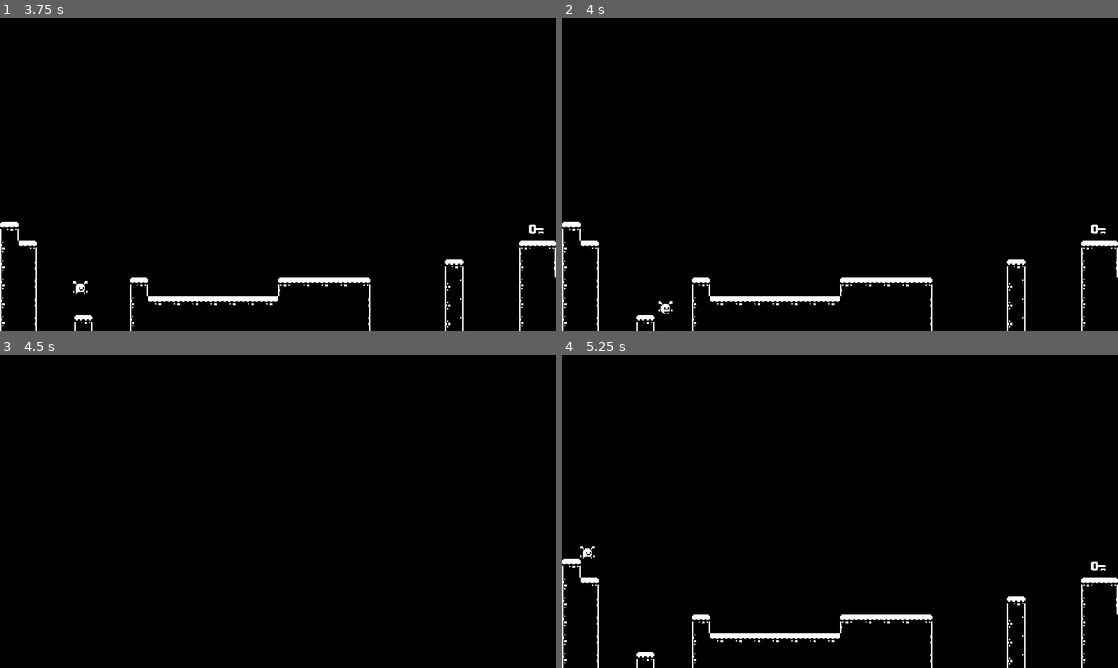
Above: before the commit, frames 1-4 (two rows, left to right).
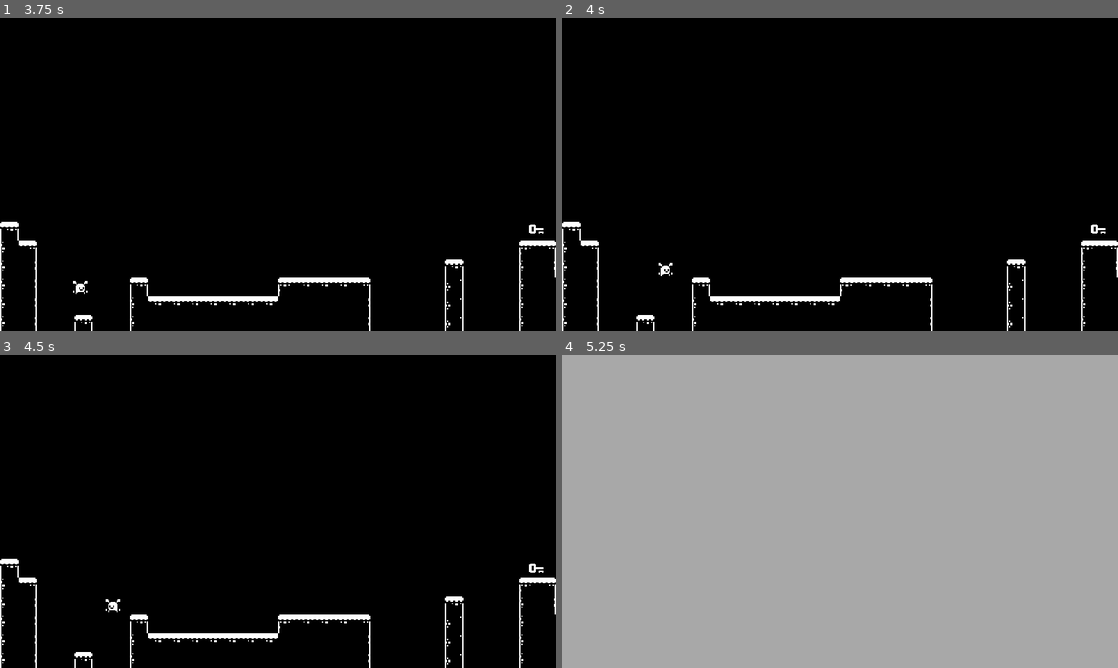
Above: after the commit, the same moments.

Repository: chewbakai/alien-platformer-godot
Game: Godot game, scene res://GUI/MainMenu.tscn
The game is run twice, just before and just after one commit, with the same random seed, the same clock (stepped at 60 frames per second) and the same inputs. Sound files missing from this copy of the repository are replaced by a short silence.
Inputs:
- Up to frame 1 (3.75 s): tap Enter (ui_accept) at 0.5, 0.8, 1.35, 2.3, 2.85 s; hold S (crouch) 0.53-1.28 s; hold Right (ui_right) 0.53-2.03 s; tap Space (jump, bound only after the commit) at 0.77, 1.52, 3.02 s; tap S (crouch) at 1.55, 3.05 s; hold Left (ui_left) 2.03-2.78 s; hold S (crouch) 2.03-2.78 s; hold Right (ui_right) from 2.78 s (still down); hold S (crouch) from 3.53 s (still down)
- Up to frame 2 (4 s): keep holding Right (ui_right); keep holding S (crouch); tap Space (jump, bound only after the commit) at 3.77 s; tap Enter (ui_accept) at 3.8 s
- Up to frame 3 (4.5 s): release Right (ui_right) at 4.28 s; release S (crouch) at 4.28 s; hold Left (ui_left) from 4.28 s (still down); tap Enter (ui_accept) at 4.35 s
- Up to frame 4 (5.25 s): tap Space (jump, bound only after the commit) at 4.52 s; tap S (crouch) at 4.55 s; release Left (ui_left) at 5.03 s; hold Right (ui_right) from 5.03 s (still down); hold S (crouch) from 5.03 s (still down)

Frame 1 is identical in both runs. In frame 2, 0.1% of the frame differs, in the area x 17-20%, y 78-95%; in frame 3, 1.8%; in frame 4, 100%, in the area x 0-100%, y 0-100%.

Commit message:
change jump to spacebar

Diff:
--- a/GUI/MainMenu.tscn
+++ b/GUI/MainMenu.tscn
@@ -71,6 +71,7 @@
 margin_top = 40.0
 margin_right = 72.0
 margin_bottom = 160.0
+rect_pivot_offset = Vector2( 100.499, 274.556 )
 size_flags_horizontal = 2
 size_flags_vertical = 3
 custom_constants/separation = 12
@@ -82,10 +83,14 @@
 margin_top = 25.0
 margin_right = 72.0
 margin_bottom = 40.0
+focus_neighbour_top = NodePath("../Exit")
+focus_previous = NodePath("")
 
 [node name="NewGame" parent="HBoxContainer/VBoxContainer/MenuOptions" instance=ExtResource( 9 )]
 margin_top = 52.0
 margin_bottom = 67.0
+focus_next = NodePath("")
+focus_previous = NodePath("")
 
 [node name="Options" type="Label" parent="HBoxContainer/VBoxContainer/MenuOptions"]
 margin_top = 79.0
--- a/GUI/MenuOptions.gd
+++ b/GUI/MenuOptions.gd
@@ -1,7 +1,7 @@
 extends VBoxContainer
 
 var past
-var options = ["Continue", "NewGame", "Options"]
+var options = ["Continue", "NewGame", "Options" ]
 var choice
 var entered = false
 
@@ -12,7 +12,7 @@
 	resume_audio()
 
 func _input(event):
-	if event.is_action_pressed("ui_down") || event.is_action_pressed("crouch"):
+	if event.is_action_pressed("ui_down") || event.is_action_pressed("ui_up"):
 		play_sound("Select")
 		if choice < options.size() -1 :
 			choice += 1
@@ -41,7 +41,6 @@
 	var aud = get_node(input)
 	aud.play()
 
-
 func resume_audio():
 	var audio = get_node("MenuBGM")
 	audio.seek(Pause.bgm_helper)
--- a/GUI/Options.tscn
+++ b/GUI/Options.tscn
@@ -54,6 +54,8 @@
 align = 2
 
 [node name="ProgressBar" type="ProgressBar" parent="CenterContainer/VBoxContainer/Master"]
+anchor_top = 0.0666667
+anchor_bottom = 0.0666667
 margin_left = 164.0
 margin_right = 264.0
 margin_bottom = 15.0
--- a/project.godot
+++ b/project.godot
@@ -50,12 +50,29 @@
 , Object(InputEventKey,"resource_local_to_scene":false,"resource_name":"","device":0,"alt":false,"shift":false,"control":false,"meta":false,"command":false,"pressed":false,"scancode":68,"unicode":0,"echo":false,"script":null)
  ]
 }
+ui_up={
+"deadzone": 0.5,
+"events": [ Object(InputEventKey,"resource_local_to_scene":false,"resource_name":"","device":0,"alt":false,"shift":false,"control":false,"meta":false,"command":false,"pressed":false,"scancode":16777232,"unicode":0,"echo":false,"script":null)
+ ]
+}
 ui_down={
 "deadzone": 0.5,
 "events": [ Object(InputEventKey,"resource_local_to_scene":false,"resource_name":"","device":0,"alt":false,"shift":false,"control":false,"meta":false,"command":false,"pressed":false,"scancode":16777234,"unicode":0,"echo":false,"script":null)
 , Object(InputEventJoypadButton,"resource_local_to_scene":false,"resource_name":"","device":0,"button_index":13,"pressure":0.0,"pressed":false,"script":null)
 , Object(InputEventKey,"resource_local_to_scene":false,"resource_name":"","device":0,"alt":false,"shift":false,"control":false,"meta":false,"command":false,"pressed":false,"scancode":83,"unicode":0,"echo":false,"script":null)
  ]
+}
+ui_page_up={
+"deadzone": 0.5,
+"events": [  ]
+}
+ui_page_down={
+"deadzone": 0.5,
+"events": [  ]
+}
+ui_home={
+"deadzone": 0.5,
+"events": [  ]
 }
 walk_east={
 "deadzone": 0.51,
@@ -71,8 +88,7 @@
 }
 jump={
 "deadzone": 0.5,
-"events": [ Object(InputEventKey,"resource_local_to_scene":false,"resource_name":"","device":0,"alt":false,"shift":false,"control":false,"meta":false,"command":false,"pressed":false,"scancode":87,"unicode":0,"echo":false,"script":null)
-, Object(InputEventKey,"resource_local_to_scene":false,"resource_name":"","device":0,"alt":false,"shift":false,"control":false,"meta":false,"command":false,"pressed":false,"scancode":16777232,"unicode":0,"echo":false,"script":null)
+"events": [ Object(InputEventKey,"resource_local_to_scene":false,"resource_name":"","device":0,"alt":false,"shift":false,"control":false,"meta":false,"command":false,"pressed":false,"scancode":32,"unicode":0,"echo":false,"script":null)
  ]
 }
 crouch={
